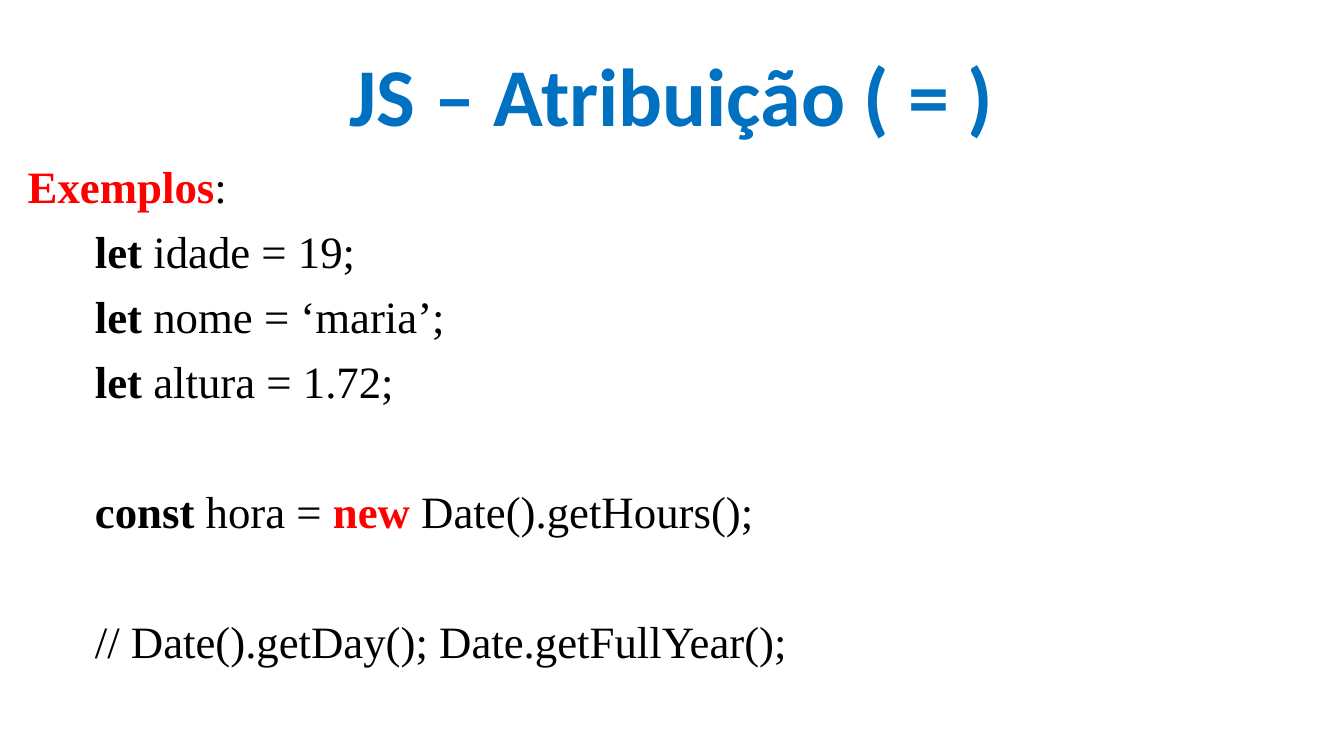
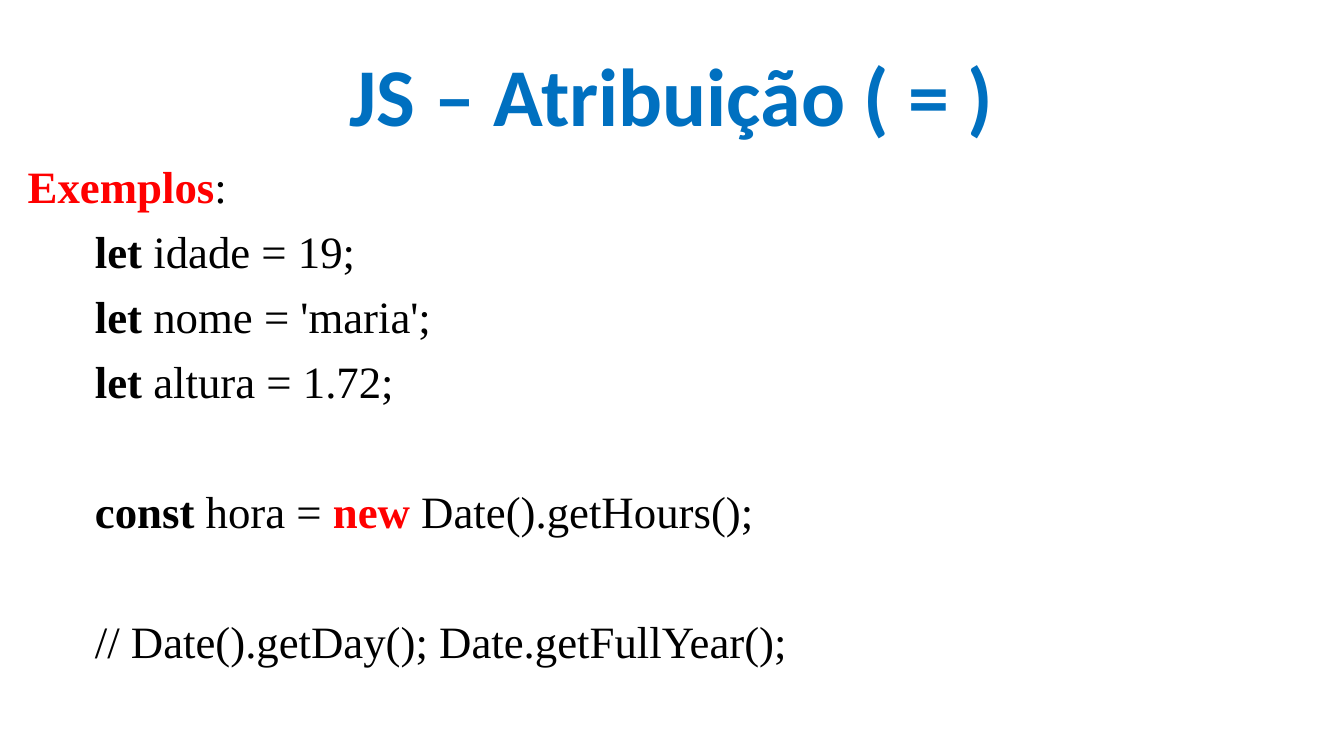
Before and after one commit to CloudEducationBrazil/WydenDesenvolvimentoWebPHP, a slide deck: slide 24 of 01 Classes/Aula 08 Desenvolvimento Web PHP - JS.pptx. Drawn at 1344x756 pixels with LibreOffice and Linux fonts; fonts in the diff are those of the drawing; background and template pictures are left out. Boxes give left, top, right and bottom in pixels: in the first picture for what was removed or moved away, otherwise in the second. Text is boxed around its words. In the diff, an @@ line names an element or a change of style, - is before the commit and + after.

```diff
--- a/01 Classes/Aula 08 Desenvolvimento Web PHP - JS.pptx
+++ b/01 Classes/Aula 08 Desenvolvimento Web PHP - JS.pptx
@@ text at [95,302,430,340]: text changed @@
-let nome = ‘maria’;
+let nome = 'maria';
```
Also in this commit, not shown: 7 other slides changed, 2 other files.
